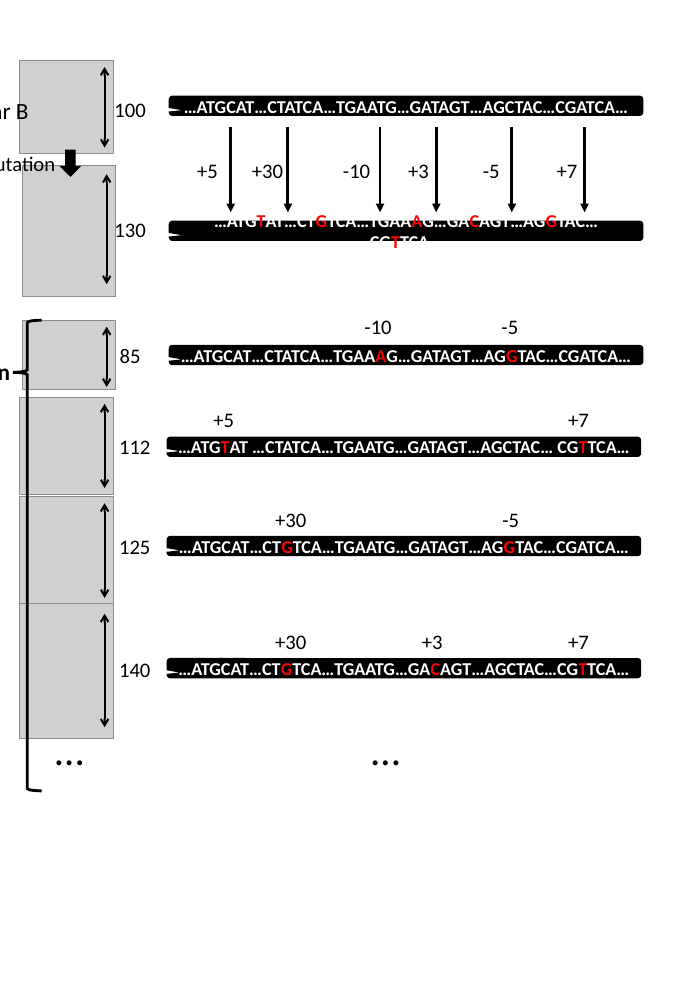
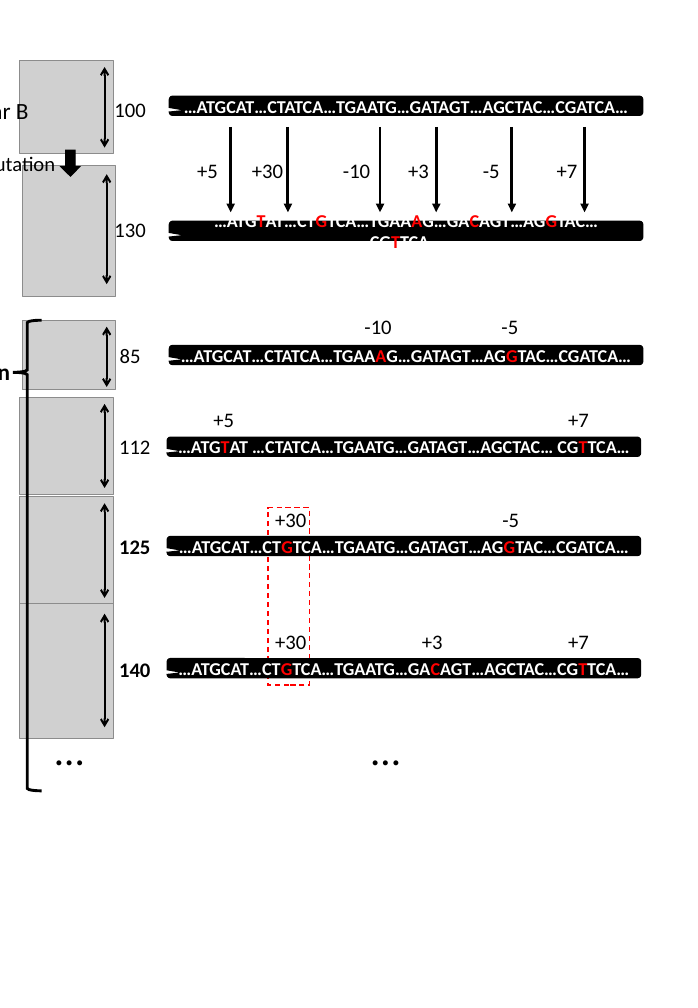
Before and after one commit to slt666666/FAO_lecture, a slide deck: slide 17 of FAO_2024/mutmapqtlseq.pptx. Drawn at 698x1008 pixels with LibreOffice and Linux fonts; fonts in the diff are those of the drawing; grey boxes stand for pictures. Boxes give left, top, right and bottom in pixels: in the first picture for what was removed or moved away, otherwise in the second. Text is boxed around its words. In the diff, an @@ line names an element or a change of style, - is before the commit and + after.

```diff
--- a/FAO_2024/mutmapqtlseq.pptx
+++ b/FAO_2024/mutmapqtlseq.pptx
@@ rectangle added at (268, 508, 310, 685), outline #FF0000 1 pt dashed @@
@@ text "140" at (119, 663, 150, 677): bold on @@
```
Also in this commit, not shown: 1 other file.
